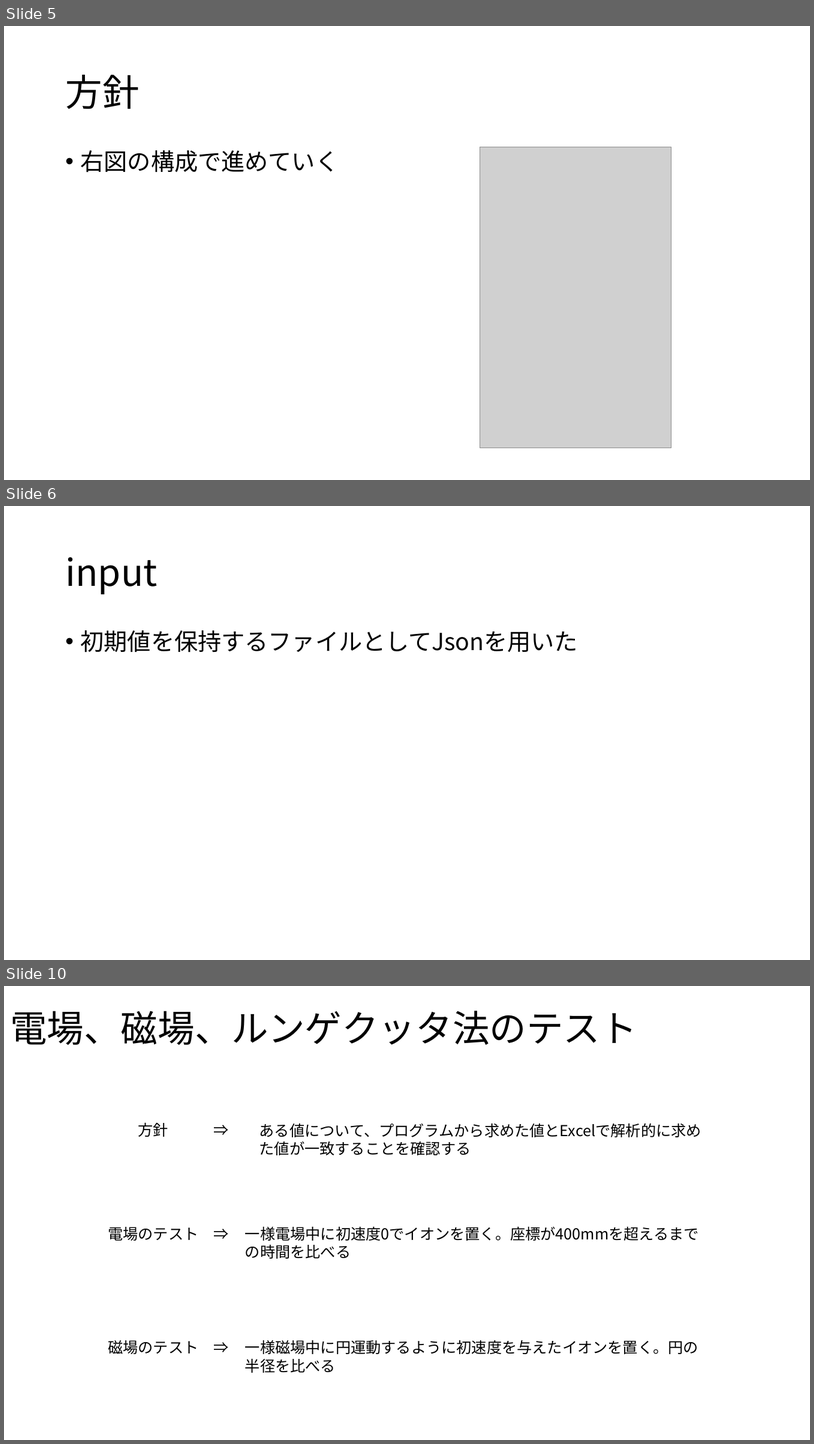
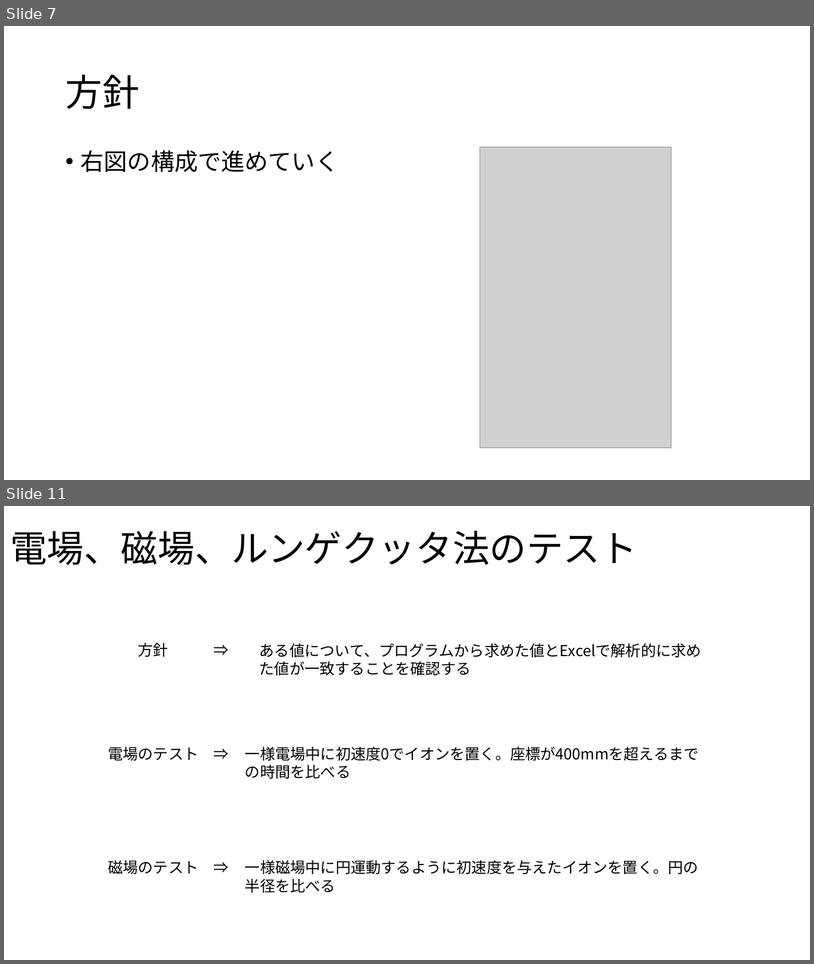
Before and after one commit to Takeuchi-yuya/Ksimulation, a slide deck: docs/中間発表.pptx. Shown one above the other, each under a label of ours: slides 5, 6 and 10 before the commit, slides 7 and 11 after it; the slides between them are not shown. The pictures are 814x1444 and 814x964 pixels, drawn with LibreOffice and Linux fonts; fonts in the diff are those of the drawing; grey boxes stand for pictures. Boxes give left, top, right and bottom in pixels: in the first picture for what was removed or moved away, otherwise in the second. Text is boxed around its words. In the diff, an @@ line names an element or a change of style, - is before the commit and + after.

```diff
--- a/docs/中間発表.pptx
+++ b/docs/中間発表.pptx
@@ slide 6 removed at (4, 506, 810, 960), background #FFFFFF @@
@@ title removed at (65, 557, 157, 594) @@
-input
@@ text removed at (81, 630, 578, 652) @@
-• 初期値を保持するファイルとしてJsonを用いた
@@ what was slide 5 is now slide 7 @@
@@ what was slide 10 is now slide 11 @@
```
Also in this commit, not shown: 6 slides changed, 4 slides added, 2 other slides removed, 1 other file.
